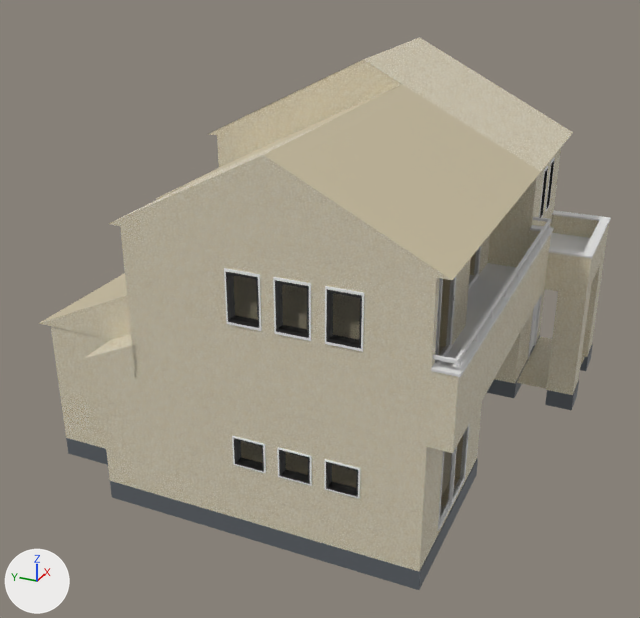
The Blender file myhome_full1.blend: old version first, new version second.
Both versions are drawn from a 50 mm lens placed at (-16.75, -6.93, 10.95), pointed at (-0.6, 0.34, 2.87). The lights are fixed; the arrows at lower left show +X, +Y and +Z.

The older version as bpy lines, for what is in view:
```python
ob_outframe_1f2f = bpy.data.objects.new('Outframe_1F2F', me_plane_007)
ob_outframe_1f2f.location = (-4.9, 2.92, 6.92)
ob_outframe_1f2f.rotation_euler = (1.571, 0.0, 1.571)  # degrees (90, 0, 90)
ob_outframe_1f_001 = bpy.data.objects.new('Outframe_1F.001', me_plane_001)
ob_outframe_1f_001.location = (-3.98, -3.49, 0.66)
ob_outframe_1f_001.rotation_euler = (1.571, 0.0, 0.0)  # degrees (90, 0, 0)
ob_roof_bone = bpy.data.objects.new('roof_bone', me_plane_012)
ob_roof_bone.location = (-4.9, 2.92, 6.92)
ob_roof_bone.rotation_euler = (1.571, 0.0, 1.571)  # degrees (90, 0, 90)
ob_window_002 = bpy.data.objects.new('Window.002', me_window_004)
ob_window_002.parent = ob_window_group_003
ob_window_002.location = (-4.9, -0.631, 2.691)
# also in view: 'Window.008' at (-4.9, -2.06, 4.97); 'Cube.002' at (-1.28, -3.72, 4.51); 'Window.010' at (-4.9, -0.24, 4.97); 'Outframe_1F.002' at (0.11, -0.05, 0.21); 'Verander_floor' at (0.1, -3.51, 3.18)
```
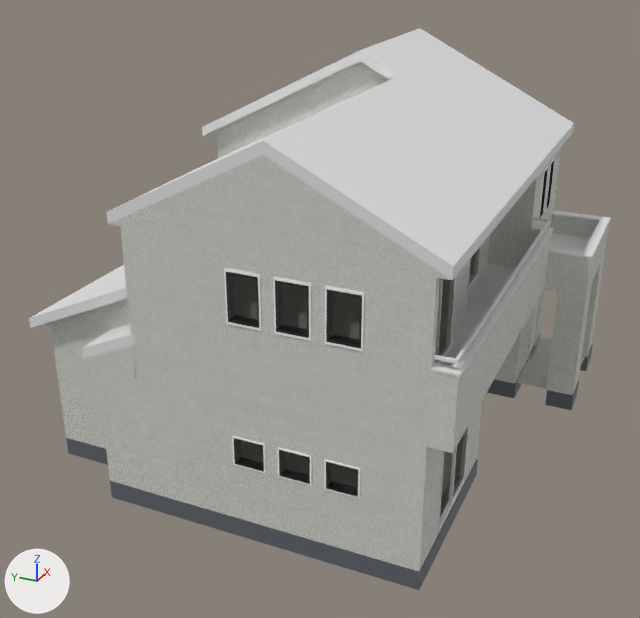
Location of each change, (x1, y1, x2, y2) in pixels of the pictures (640 x 618 px):
'Outframe_1F2F', surface changed
    both: (39, 60, 604, 571)
'New_roof', added
    after: (29, 28, 574, 359)
'roof_bone', no longer drawn
    before: (40, 37, 573, 359)

Edits to the bpy script that builds the scene:
```text
Add img_nh3645a_c_200_jpg:
    img_nh3645a_c_200_jpg = load_image('NH3645A_C_200.jpg', 'texture/kmew-210809_081242/hontai_cg/NH3645A_C_200.jpg', 910, 910, 'sRGB')
Change mat_material:
    where n2 = _N.new('ShaderNodeTexImage'); n2.name = 'Image Texture'
    n2.image: img_nh3646a_c_200_jpg -> img_nh3645a_c_200_jpg
Add mat_roof:
    mat_roof = diffuse_material('ROOF')
    mat_roof.base_color = (0.00153, 0.00788, 0.0622)  # dark blue #051647
Change me_plane_012:
    used by ob_roof_bone; location = (-4.9, 2.92, 6.92); rotation_euler = (1.571, 0.0, 1.571), in degrees (90, 0, 90)
    remove me_plane_012.from_pydata(...)  # 35 vertices, 9 faces; spans x -6.69..2.19, y -3.82..1.0, z -0.08..10.09
    add me_plane_012.from_pydata(...)  # 0 vertices, 0 faces; spans empty
    me_plane_012 part 1: the whole mesh is rebuilt
    add me_plane_012.materials.append(mat_roof)  # dark blue #051647
Add me_cube:
    me_cube.from_pydata(...)  # 260 vertices, 168 faces; spans x -4.55..5.62, y -6.88..1.99, z -1.0..4.04
Add ob_new_roof:
    ob_new_roof = bpy.data.objects.new('New_roof', me_cube)
    ob_new_roof.location = (-0.44, 3.12, 4.1)
```
